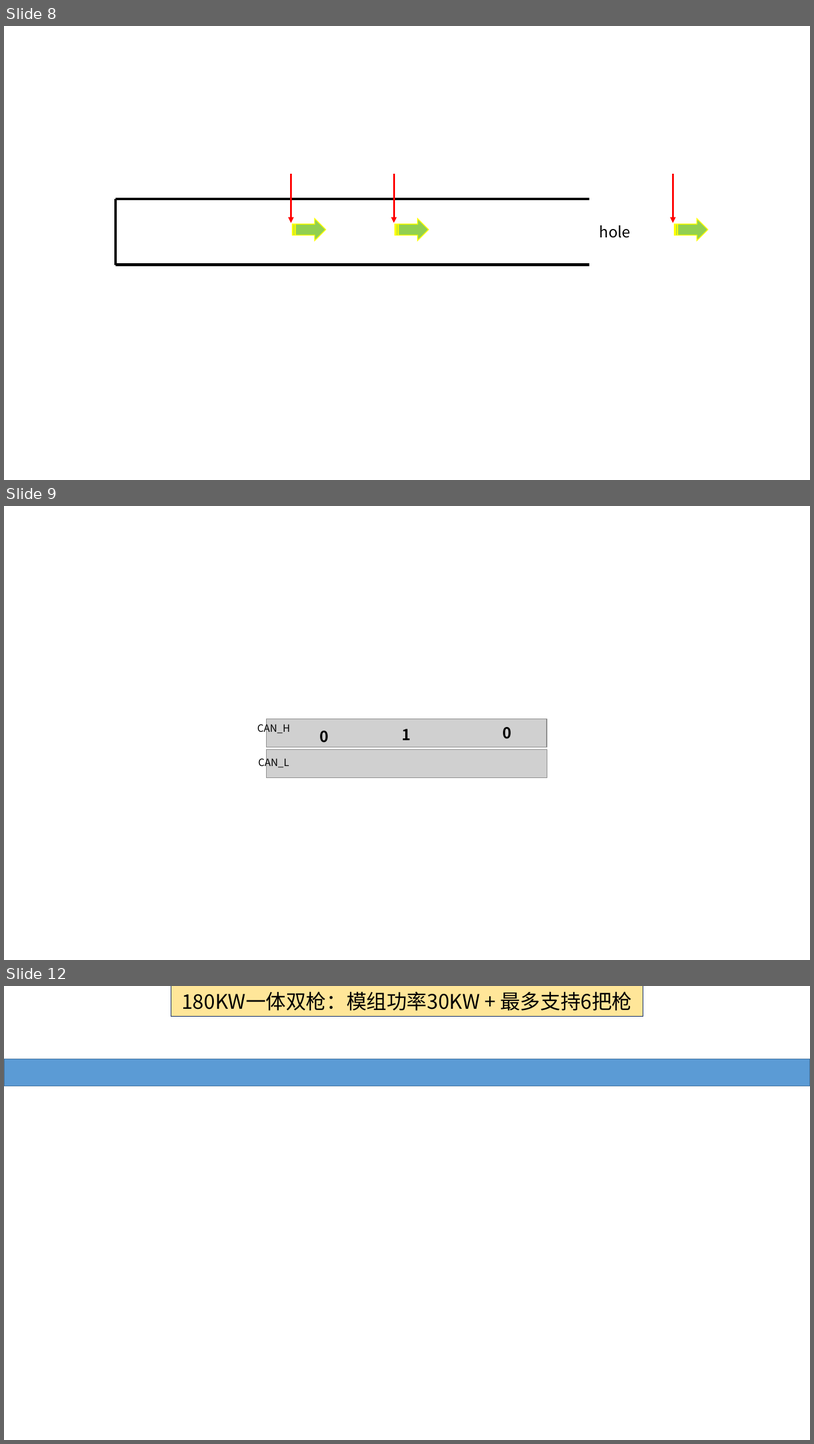
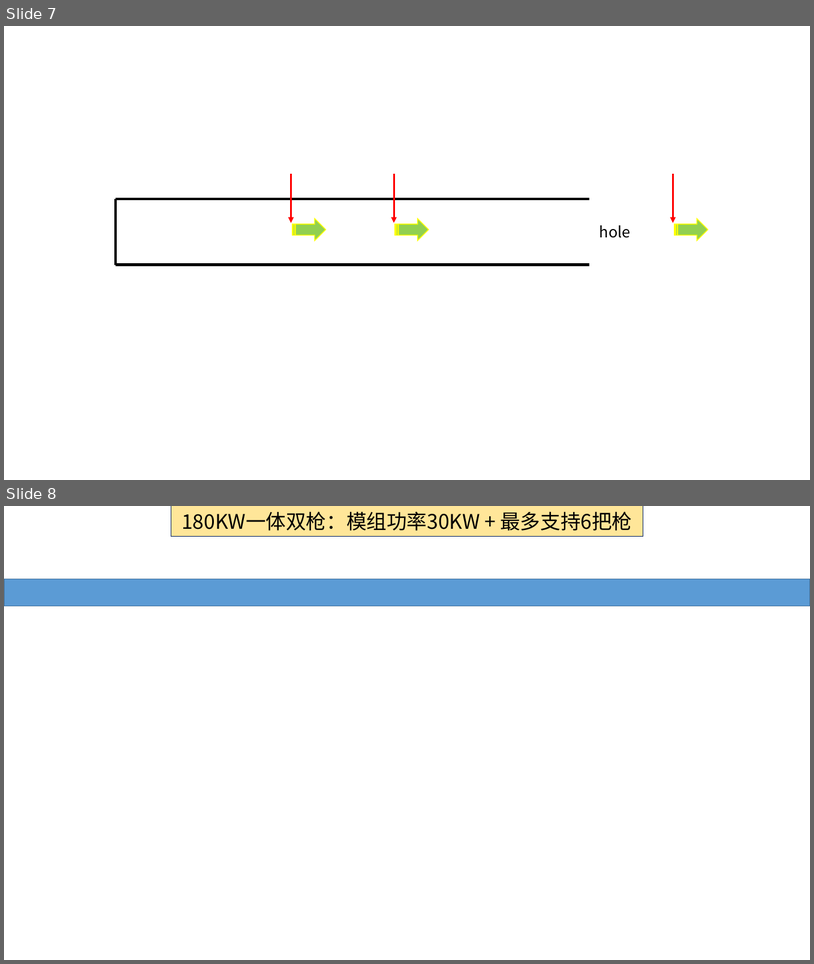
Before and after one commit to HaimanLiao/PwrCtrl_Read, a slide deck: tmp_PPT.pptx. Shown one above the other, each under a label of ours: slides 8, 9 and 12 before the commit, slides 7 and 8 after it; the slides between them are not shown. The pictures are 814x1444 and 814x964 pixels, drawn with LibreOffice and Linux fonts; fonts in the diff are those of the drawing; grey boxes stand for pictures. Boxes give left, top, right and bottom in pixels: in the first picture for what was removed or moved away, otherwise in the second. Text is boxed around its words. In the diff, an @@ line names an element or a change of style, - is before the commit and + after.

```diff
--- a/tmp_PPT.pptx
+++ b/tmp_PPT.pptx
@@ slide 9 removed at [4, 506, 810, 960], background #FFFFFF @@
@@ text removed at [257, 721, 290, 735] @@
-CAN_H
@@ picture removed at [267, 719, 547, 747] @@
@@ text removed at [320, 730, 329, 742] @@
-0
@@ text removed at [402, 729, 411, 740] @@
-1
@@ text removed at [503, 727, 512, 739] @@
-0
@@ text removed at [258, 756, 290, 769] @@
-CAN_L
@@ picture removed at [267, 749, 547, 778] @@
@@ what was slide 8 is now slide 7 @@
@@ what was slide 12 is now slide 8 @@
```
Also in this commit, not shown: 1 slide changed, 3 other slides removed, 6 other files.
